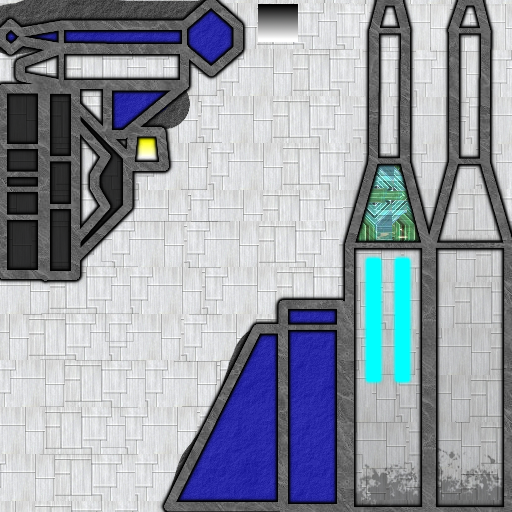
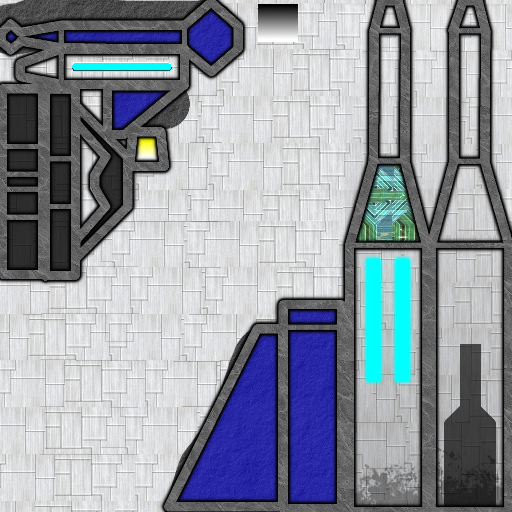
Before/after of a 512 × 512 layered artwork. What changed in the layer stack:
added layer "scuro #3" (68%) in group "gruppo di livelli" over [72, 67, 172, 71]
added layer "scuro #2" in group "gruppo di livelli" over [71, 62, 173, 72]
added layer "scuro #1" (69%) in group "gruppo di livelli" over [444, 344, 496, 507]
